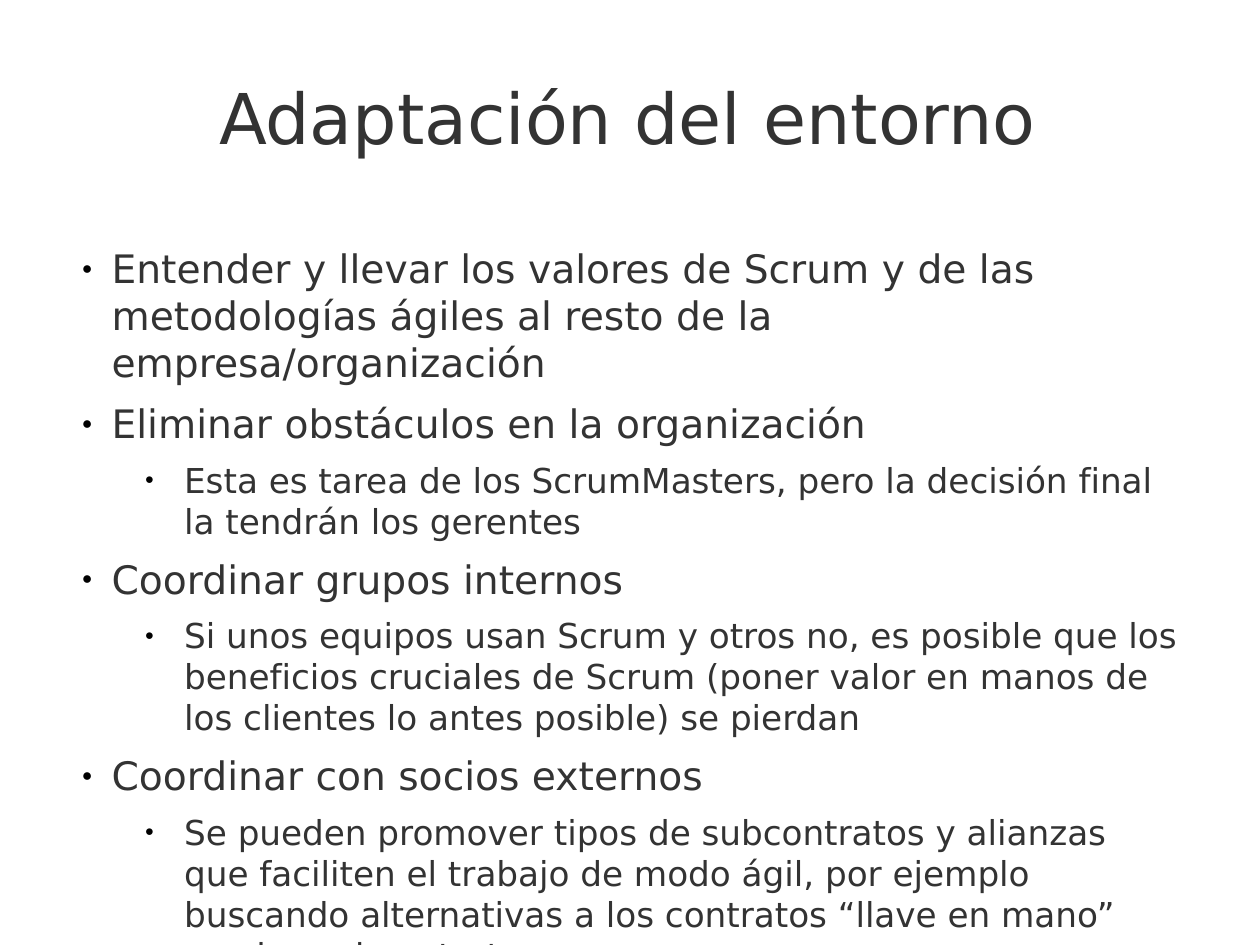
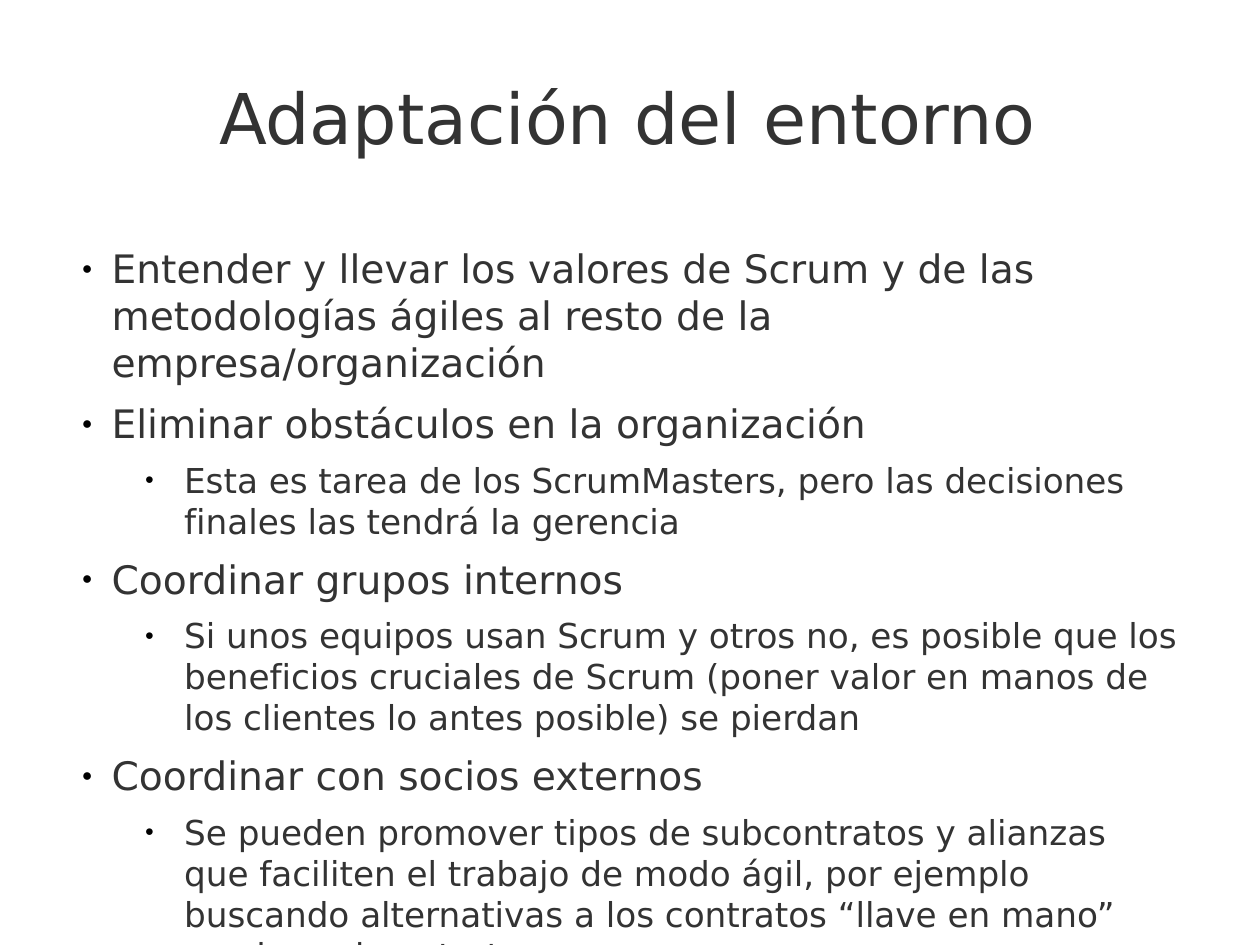
Before and after one commit to UNIZAR-30248-GeProSoft/scrum-slides, a slide deck: slide 39 of 7i_GPS-S09-Scrum-RolesEnDetalle.odp (slide 42 before the commit). Drawn at 1260x945 pixels with LibreOffice and Linux fonts; fonts in the diff are those of the drawing; background and template pictures are left out. Boxes give left, top, right and bottom in pixels: in the first picture for what was removed or moved away, otherwise in the second. Text is boxed around its words. In the diff, an @@ line names an element or a change of style, - is before the commit and + after.

```diff
--- a/7i_GPS-S09-Scrum-RolesEnDetalle.odp
+++ b/7i_GPS-S09-Scrum-RolesEnDetalle.odp
@@ text at (184, 467, 1125, 541): text changed @@
-  ● Esta es tarea de los ScrumMasters, pero la decisión final la tendrán los gerentes
+  ● Esta es tarea de los ScrumMasters, pero las decisiones finales las tendrá la gerencia
```
Also in this commit, not shown: 16 other slides changed, 4 slides removed.
